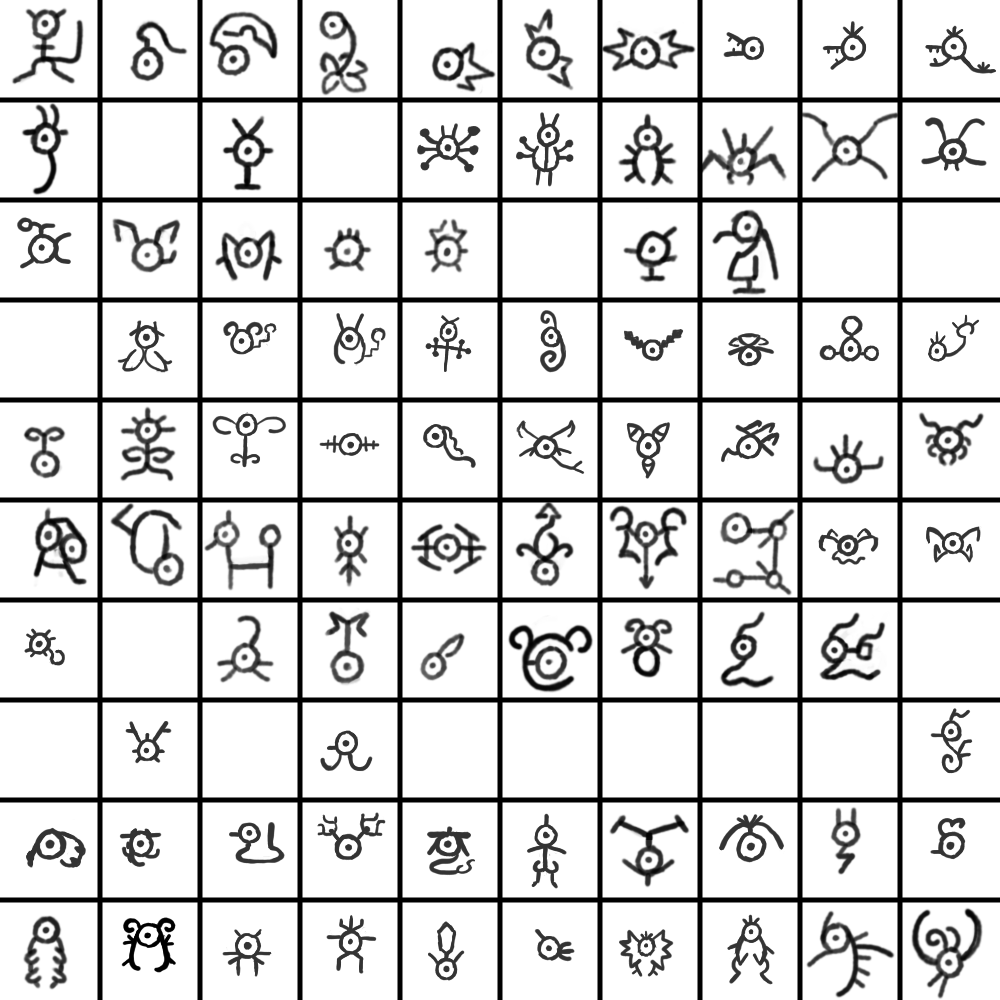
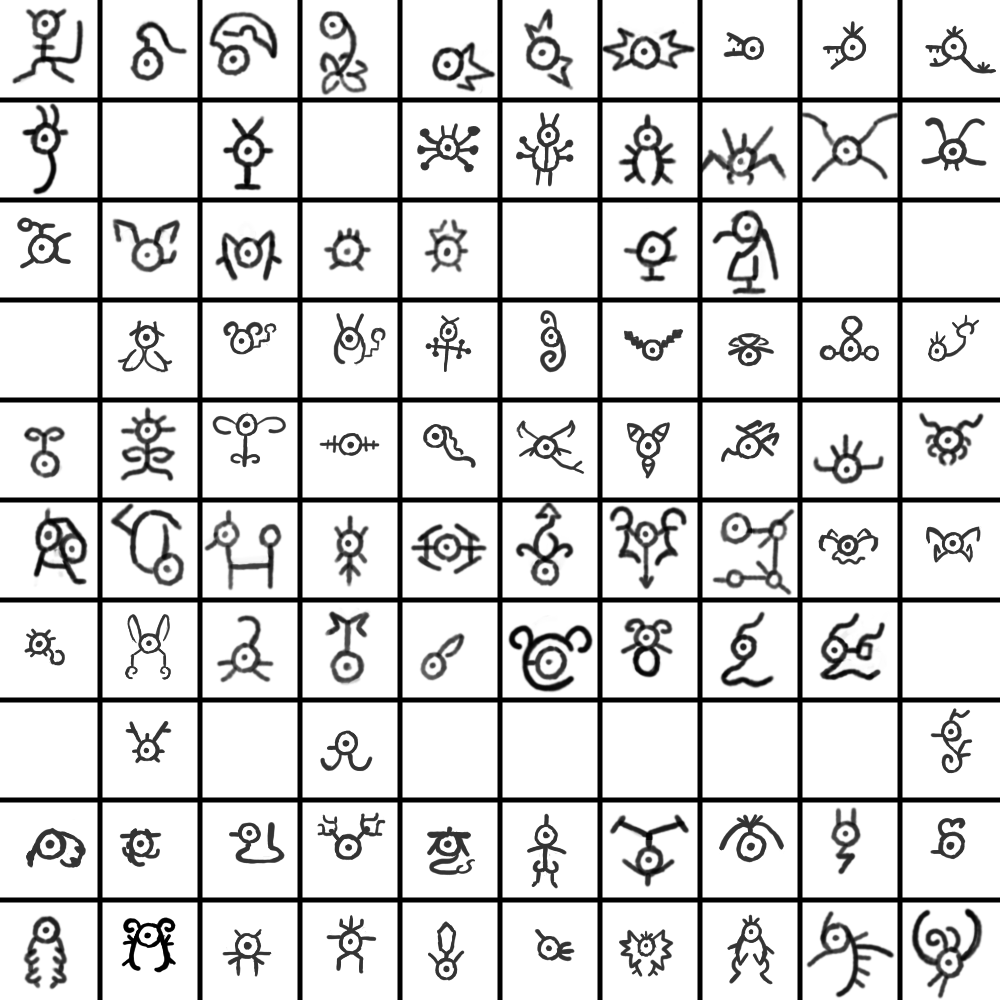
Layered file, before and after one edit (w=1000, h=1000). Changes by layer:
painted on "Paint Layer 1" over [125, 614, 171, 680]
